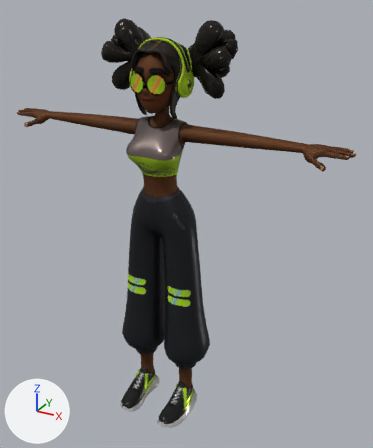
A saved change to the glTF model public/models/runner.glb.
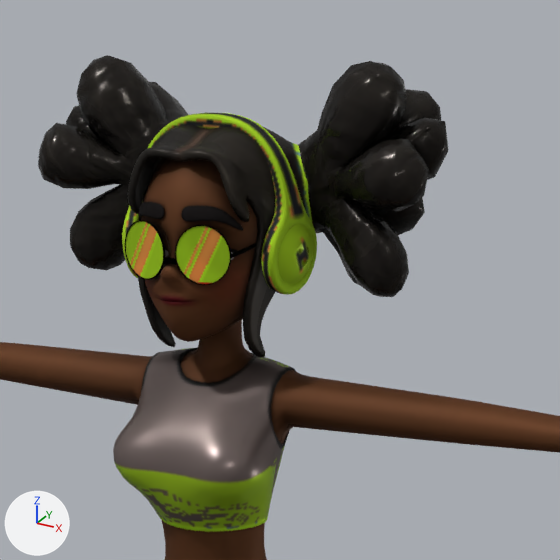
Each version appears first whole from a 50 mm lens placed at (1.023, -1.661, 1.734), pointed at (0.08, 0.054, 0.876), and next in a close-up on the part from 24% to 74% of the width and 0% to 42% of the height. The lights are fixed; the arrows at lower left show +X, +Y and +Z. The first two pictures are the older version. Where no turn or scale is listed for an object, it has been applied to the vertices. Vertices at exactly the same position are counted once.

The scene before the commit, as lines of its bpy script (objects in view):
```python
me_mesh = bpy.data.meshes.new('Mesh')
me_mesh.from_pydata(...)  # 14245 vertices, 28106 faces; spans x -0.73..0.73, y -0.21..0.18, z 0.0..1.66
me_mesh.materials.append(mat_ch03_body)
ob_ch03 = bpy.data.objects.new('Ch03', me_mesh)
ob_ch03.location = (0.0, 0.0, 0.0)
```
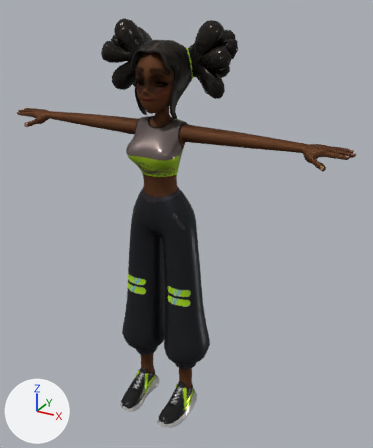
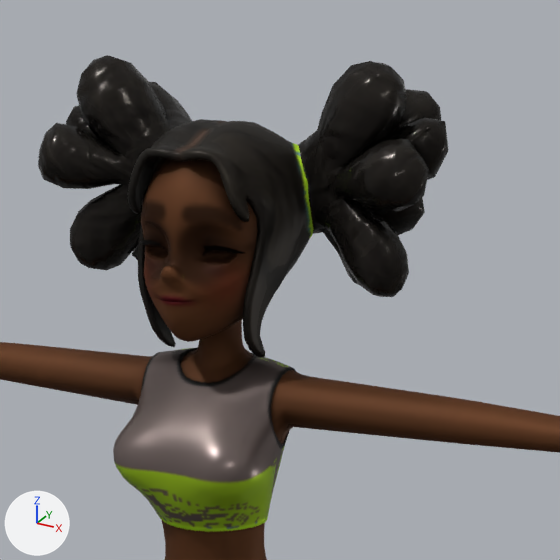
Edits to the scene script, one JSON object a line:
```json
{"block": "me_mesh", "where": "# used by ob_ch03; location = (0.0, 0.0, 0.0)"}
{"op": "remove", "block": "me_mesh", "code": "me_mesh.from_pydata(...)  # 14245 vertices, 28106 faces; spans x -0.73..0.73, y -0.21..0.18, z 0.0..1.66"}
{"op": "add", "block": "me_mesh", "code": "me_mesh.from_pydata(...)  # 9728 vertices, 19172 faces; spans x -0.73..0.73, y -0.21..0.18, z 0.0..1.66"}
{"block": "me_mesh", "change": "me_mesh part 1: 10 loose pieces with 4517 vertices, spanning x -0.12..0.12, y -0.1..0.05, z 1.4..1.6, are deleted"}
```

Pixel boxes (x1, y1, x2, y2) of what changed, in the close-ups (560 x 560 px):
```json
{"part": 1, "of": "me_mesh", "change": "deleted", "before": [122, 113, 317, 295], "on screen": "green"}
```
